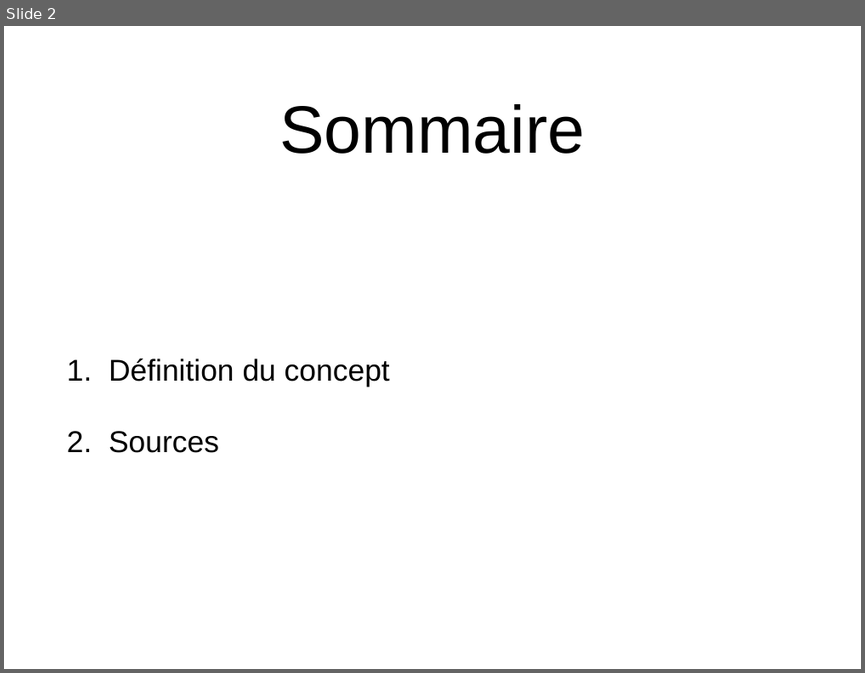
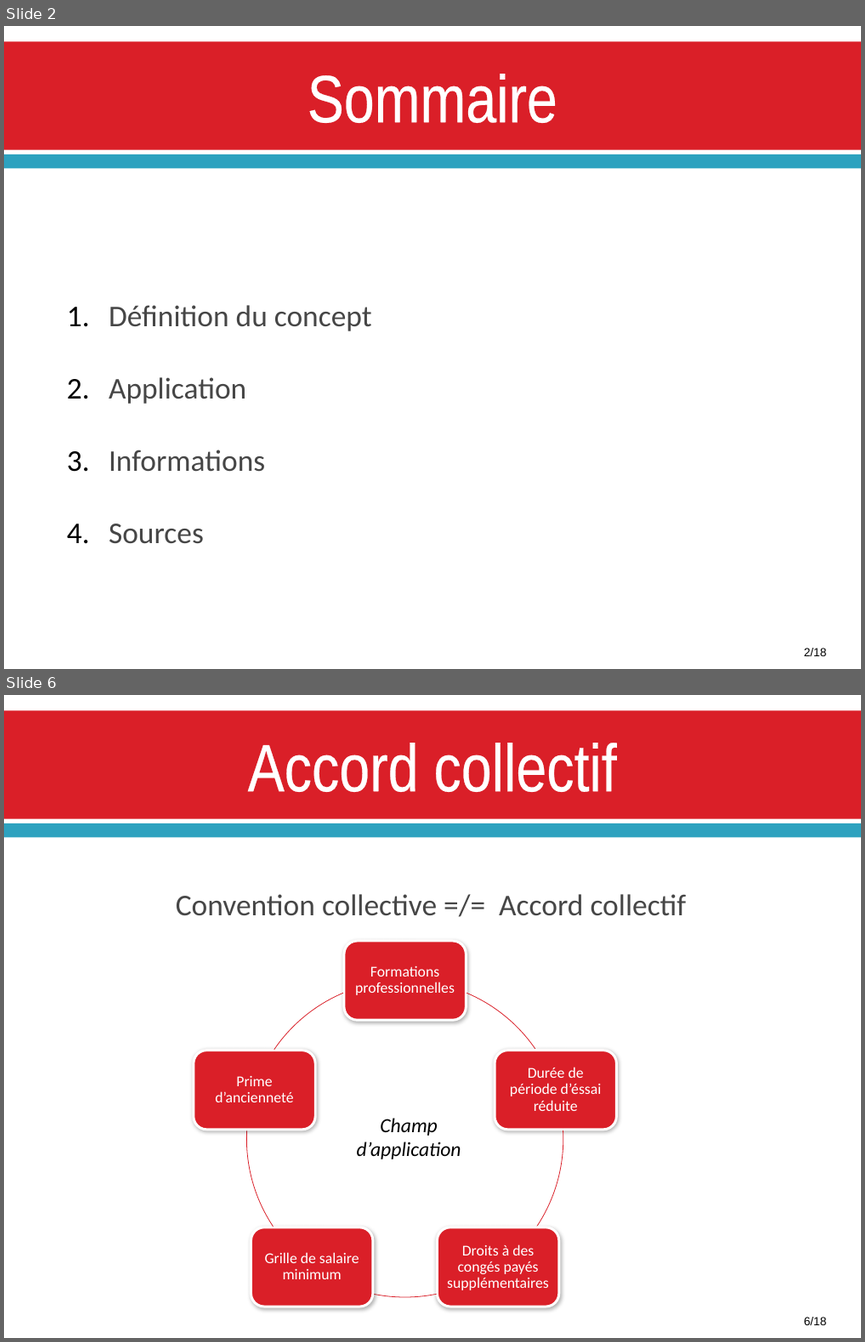
Before and after one commit to Mekiis/LP, a slide deck: COMMUNICATION/Convention_Collective.pptx. Shown one above the other, each under a label of ours: slide 2 before the commit, slides 2 and 6 after it; the slides between them are not shown. The pictures are 865x673 and 865x1342 pixels, drawn with LibreOffice and Linux fonts; fonts in the diff are those of the drawing. Boxes give left, top, right and bottom in pixels: in the first picture for what was removed or moved away, otherwise in the second. Text is boxed around its words. In the diff, an @@ line names an element or a change of style, - is before the commit and + after.

```diff
--- a/COMMUNICATION/Convention_Collective.pptx
+++ b/COMMUNICATION/Convention_Collective.pptx
@@ slide 6 added at (4,695,861,1338), background #FFFFFF; not listed: 2 template elements that a slide beside it also shows @@
@@ title added at (248,743,616,792), 80 pt, text #FFFFFF @@
+Accord collectif
@@ text added at (176,894,687,916), 36 pt, text #464646 @@
+Convention collective =/= Accord collectif
@@ group added at (194,941,616,1306): 5 rounded rectangles, 5 texts, 5 freeform shapes @@
+Formations professionnelles
+Durée de période d’éssai réduite
+Droits à des congés payés supplémentaires
+Grille de salaire minimum
+Prime d’ancienneté
@@ text added at (357,1117,461,1159), 24 pt, text #000000, italic @@
+Champ d’application
@@ text added at (804,1316,827,1325), 14 pt, text #000000 @@
+6/18
@@ slide 2 changed as well @@
@@ rectangle added at (4,41,861,150), fill #DA1F28 @@
@@ title "Sommaire" at (307,74,557,123): font Arial to Arial Narrow, text colour #000000 to #FFFFFF, letter outline none to #FFFFFF 1.1 pt; vertical alignment middle to top @@
@@ rectangle added at (4,154,861,168), fill #2DA2BF @@
@@ text at (109,305,372,544): font Arial to Calibri, text colour #000000 to #464646 in "Définition du concept", "Sources"; line spacing 1 to 2; less space between paragraphs @@
@@ text at (109,377,265,471): paragraphs added @@
+2. Application
+3. Informations
@@ text added at (804,647,827,656), 14 pt, text #000000 @@
+2/18
```
Also in this commit, not shown: 6 other slides changed, 10 other slides added, 3 slides removed.
